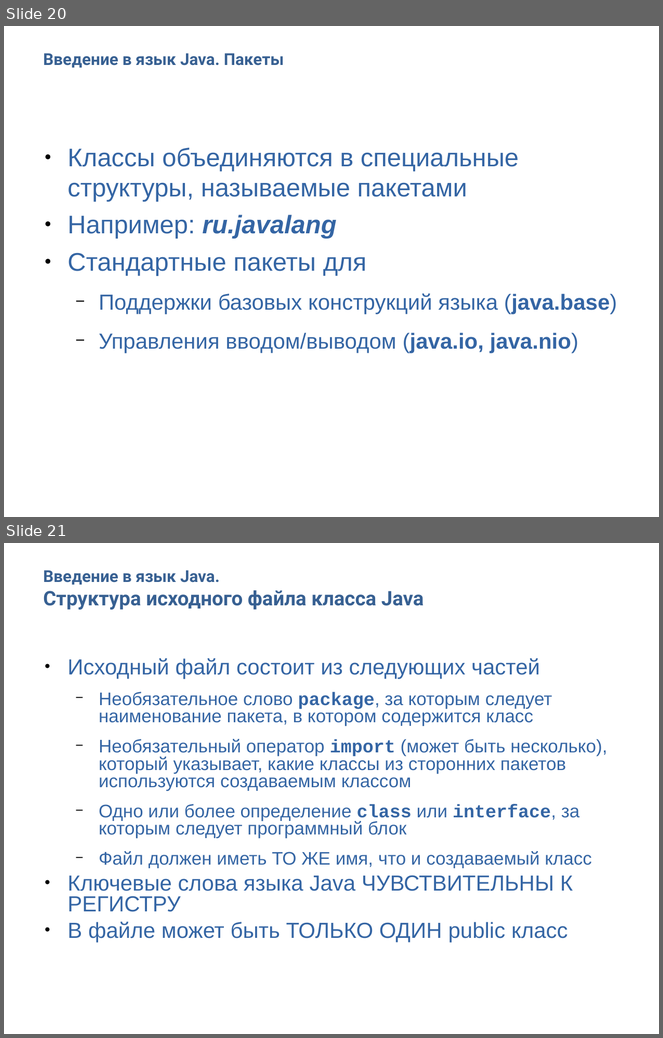
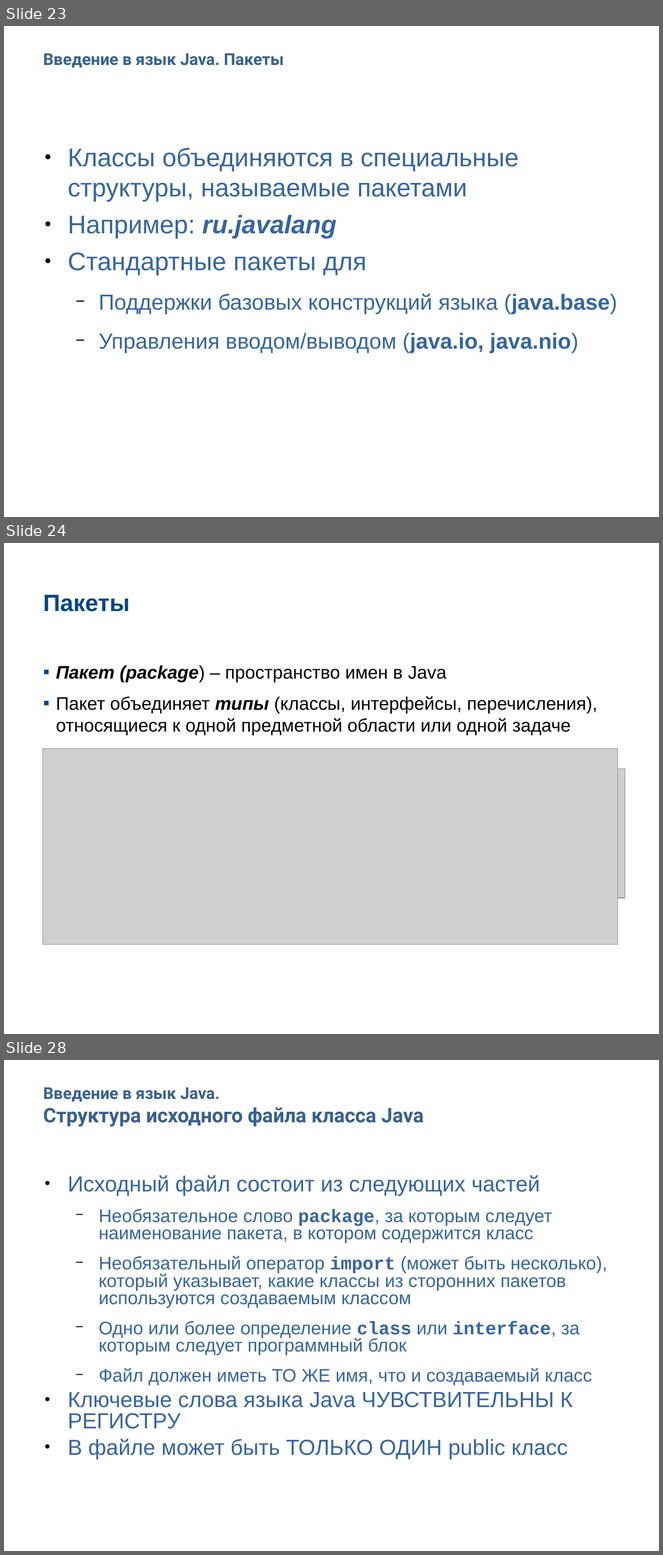
Before and after one commit to Vyacheslav2023/javase0111, a slide deck: presentation/JavaSE101Основы.pptx. Shown one above the other, each under a label of ours: slides 20 and 21 before the commit, slides 23, 24 and 28 after it; the slides between them are not shown. The pictures are 663x1038 and 663x1555 pixels, drawn with LibreOffice and Linux fonts; fonts in the diff are those of the drawing; grey boxes stand for pictures; background and template pictures are left out. Boxes give left, top, right and bottom in pixels: in the first picture for what was removed or moved away, otherwise in the second. Text is boxed around its words. In the diff, an @@ line names an element or a change of style, - is before the commit and + after.

```diff
--- a/presentation/JavaSE101Основы.pptx
+++ b/presentation/JavaSE101Основы.pptx
@@ slide 24 added at (4, 543, 659, 1034), background picture (left out) @@
@@ free added at (37, 563, 626, 644), 26 pt, text #004587, bold @@
+Пакеты
@@ free added at (37, 657, 626, 980), 20 pt, text #000000 @@
+▪ Пакет (package) – пространство имен в Java
+▪ Пакет объединяет типы (классы, интерфейсы, перечисления), относящиеся к одной предметной области или одной задаче
@@ picture added at (42, 749, 618, 944) @@
@@ picture added at (493, 769, 625, 899) @@
@@ what was slide 20 is now slide 23 @@
@@ what was slide 21 is now slide 28 @@
```
Also in this commit, not shown: 3 slides changed, 7 other slides added, 3 other files.
